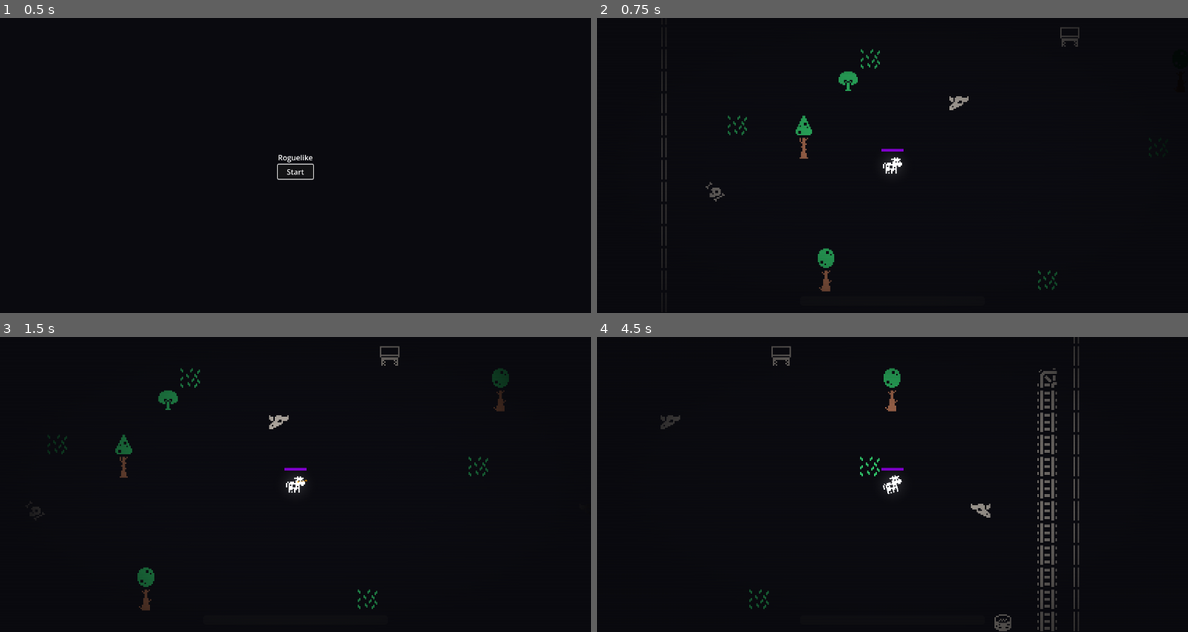
Above: before the commit, frames 1-4 (two rows, left to right).
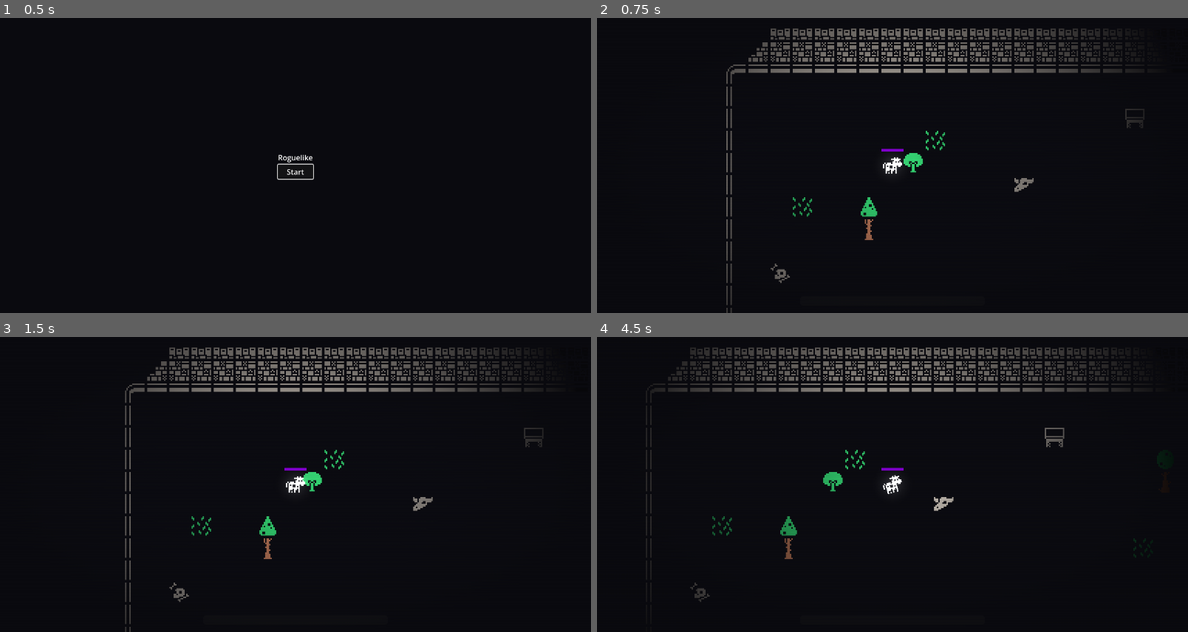
Above: after the commit, the same moments.

Repository: baiaooo/rogue
Game: Godot game, scene res://rooms/main_menu.tscn
Two runs of this game, one before a commit and one after it. Both use one fixed random seed, a clock stepped at 60 frames per second and the inputs below.
Inputs (mouse positions are in pixels of both pictures, inside the frame that each line leads up to):
- Up to frame 1 (0.5 s): no input
- Up to frame 2 (0.75 s): click "Start" at 0.5 s
- Up to frame 3 (1.5 s): tap Enter (ui_accept) at 1.25 s; move the mouse to (425, 469) at 1.27 s; hold D (move_right) from 1.28 s (still down); click (425, 469) at 1.42 s
- Up to frame 4 (4.5 s): tap Enter (ui_accept) at 1.52, 2.27, 3.77 s; move the mouse to (774, 499) at 2.02 s; release D (move_right) at 2.03 s; hold S (move_down) 2.03-2.78 s; move the mouse to (951, 419) at 2.77 s; hold D (move_right) 2.78-3.53 s; move the mouse to (862, 543) at 3.52 s; hold W (move_up) 3.53-4.28 s; click (862, 543) at 3.67 s; move the mouse to (1069, 528) at 4.27 s; hold A (move_left) from 4.28 s (still down)

Frame 1 is identical in both runs. In frame 2, 6.7% of the frame differs, in the area x 10-94%, y 3-100%; in frame 3, 6.7%; in frame 4, 8.6%, in the area x 8-93%, y 0-100%.

Commit message:
resources e fases separados, bandeiro no fim da fase

Diff:
--- /dev/null
+++ b/characters/flag.tscn
@@ -0,0 +1,32 @@
+[gd_scene load_steps=3 format=3 uid="uid://b3m7k8j9p2n5t"]
+
+[ext_resource type="Script" path="res://scripts/flag.gd" id="1_flag"]
+[ext_resource type="Texture2D" uid="uid://ca3d17e5d6c67358e7d97b9307bfb4b1d328312e" path="res://sprites/decoration/tile505.png" id="2_flag"]
+
+[sub_resource type="CircleShape2D" id="CircleShape2D_flag"]
+radius = 30.0
+
+[node name="Flag" type="Area2D"]
+collision_layer = 8
+collision_mask = 1
+script = ExtResource("1_flag")
+
+[node name="Sprite2D" type="Sprite2D" parent="."]
+modulate = Color(1, 0.8, 0, 1)
+scale = Vector2(2, 2)
+texture = ExtResource("2_flag")
+
+[node name="CollisionShape2D" type="CollisionShape2D" parent="."]
+shape = SubResource("CircleShape2D_flag")
+
+[node name="Label" type="Label" parent="."]
+offset_left = -60.0
+offset_top = -50.0
+offset_right = 60.0
+offset_bottom = -30.0
+theme_override_colors/font_color = Color(1, 1, 0, 1)
+theme_override_colors/font_outline_color = Color(0, 0, 0, 1)
+theme_override_constants/outline_size = 3
+theme_override_font_sizes/font_size = 20
+text = "🚩 PRÓXIMA FASE"
+horizontal_alignment = 1
--- /dev/null
+++ b/characters/skeleton_archer_data.tres
@@ -0,0 +1,26 @@
+[gd_resource type="Resource" script_class="EnemyData" load_steps=3 format=3 uid="uid://example_skeleton"]
+
+[ext_resource type="Script" path="res://scripts/enemy_data.gd" id="1_skeleton"]
+[ext_resource type="Texture2D" path="res://sprites/characters/skull.png" id="2_skull"]
+[ext_resource type="PackedScene" path="res://characters/projectile.tscn" id="3_projectile"]
+
+[resource]
+script = ExtResource("1_skeleton")
+enemy_name = "Skeleton Archer"
+speed = 0.0
+health = 80
+damage = 15
+sprite_texture = ExtResource("2_skull")
+enemy_size = 1.2
+hit_flash_duration = 0.1
+projectile_scene = ExtResource("3_projectile")
+shoot_range = 180.0
+shoot_cooldown = 2.0
+stop_distance = 50.0
+behavior = 2
+drop_chance = 0.4
+health_drop_chance = 0.5
+boss_health_mult = 3.0
+boss_damage_mult = 2.0
+boss_speed_mult = 1.0
+boss_scale = 1.5
--- a/rooms/beach.tscn
+++ b/rooms/beach.tscn
@@ -1,10 +1,7 @@
 [gd_scene format=4 uid="uid://6l0gjx8ajeb7"]
 
 [ext_resource type="Script" uid="uid://b20je3oxrihhi" path="res://scripts/forest.gd" id="1_bo10u"]
-[ext_resource type="PackedScene" uid="uid://nl1eviyp2itw" path="res://characters/cow.tscn" id="2_huwyv"]
-[ext_resource type="PackedScene" uid="uid://nq2b0eiwcy71" path="res://rooms/upgrade_screen.tscn" id="3_vglw6"]
 [ext_resource type="Texture2D" uid="uid://bhqk4ld0hgqpf" path="res://tileset/colored-transparent_packed.png" id="4_6xfk5"]
-[ext_resource type="PackedScene" uid="uid://dund3rfvhpkft" path="res://characters/hero.tscn" id="5_u5fnq"]
 [ext_resource type="PackedScene" uid="uid://d0msngci6ixed" path="res://shader/shader.tscn" id="6_qn0xn"]
 
 [sub_resource type="TileSetAtlasSource" id="TileSetAtlasSource_3hu5c"]
@@ -1113,15 +1110,10 @@
 
 [node name="beach" type="Node2D" unique_id=178460378]
 script = ExtResource("1_bo10u")
-enemy_scenes = Array[PackedScene]([ExtResource("2_huwyv")])
-upgrade_screen_scene = ExtResource("3_vglw6")
 
 [node name="backtiles" type="TileMapLayer" parent="." unique_id=826757007]
 tile_map_data = PackedByteArray("AADh/+j/AAAJAAUAABDi/+j/AAARABMAAADj/+j/AAARABMAAADk/+j/AAARABMAAADl/+j/AAARABMAAADm/+ …(5808 unchanged characters)…
 tile_set = SubResource("TileSet_7kd8l")
-
-[node name="hero" parent="." unique_id=525056663 instance=ExtResource("5_u5fnq")]
-position = Vector2(-328, -251)
 
 [node name="fronttiles" type="TileMapLayer" parent="." unique_id=1021651061]
 tile_map_data = PackedByteArray("AADh/+j/AAAAAAAAAADi/+j/AAAAAAAAAADj/+j/AAAAAAAAAADk/+j/AAAAAAAAAADl/+j/AAAAAAAAAADm/+ …(22960 unchanged characters)…
--- a/rooms/forest.tscn
+++ b/rooms/forest.tscn
@@ -4,8 +4,9 @@
 [ext_resource type="Texture2D" uid="uid://bhqk4ld0hgqpf" path="res://tileset/colored-transparent_packed.png" id="2_gavr0"]
 [ext_resource type="PackedScene" uid="uid://nq2b0eiwcy71" path="res://rooms/upgrade_screen.tscn" id="3_7kd8l"]
 [ext_resource type="PackedScene" uid="uid://nl1eviyp2itw" path="res://characters/cow.tscn" id="4_5kmay"]
-[ext_resource type="Script" uid="uid://b20je3oxrihhi" path="res://scripts/forest.gd" id="5_forest"]
 [ext_resource type="PackedScene" uid="uid://dund3rfvhpkft" path="res://characters/hero.tscn" id="6_hero"]
+[ext_resource type="PackedScene" uid="uid://b3m7k8j9p2n5t" path="res://characters/flag.tscn" id="7_flag"]
+[ext_resource type="Script" uid="uid://b20je3oxrihhi" path="res://scripts/level_manager.gd" id="5_forest"]
 
 [sub_resource type="TileSetAtlasSource" id="TileSetAtlasSource_3hu5c"]
 texture = ExtResource("2_gavr0")
@@ -1115,6 +1116,8 @@
 script = ExtResource("5_forest")
 enemy_scenes = Array[PackedScene]([ExtResource("4_5kmay")])
 upgrade_screen_scene = ExtResource("3_7kd8l")
+hero_scene = ExtResource("6_hero")
+flag_scene = ExtResource("7_flag")
 
 [node name="backtiles" type="TileMapLayer" parent="." unique_id=826757007]
 tile_map_data = PackedByteArray("AADh/+j/AAAQABMAAADi/+j/AAARABMAAADj/+j/AAARABMAAADk/+j/AAARABMAAADl/+j/AAARABMAAADm/+ …(3024 unchanged characters)…
@@ -1172,5 +1175,6 @@
 text = "boos incoming"
 horizontal_alignment = 1
 
-[node name="hero" parent="." unique_id=525056663 instance=ExtResource("6_hero")]
+-e
+[node name="HeroSpawnPoint" type="Marker2D" parent="."]
 position = Vector2(-328, -251)
--- /dev/null
+++ b/rooms/game_over.tscn
@@ -0,0 +1,61 @@
+[gd_scene load_steps=2 format=3 uid="uid://c7r5k2j8n9m4p"]
+
+[ext_resource type="Script" path="res://scripts/game_over.gd" id="1_g8o9v"]
+
+[node name="GameOver" type="CanvasLayer"]
+process_mode = 3
+script = ExtResource("1_g8o9v")
+
+[node name="ColorRect" type="ColorRect" parent="."]
+anchors_preset = 15
+anchor_right = 1.0
+anchor_bottom = 1.0
+grow_horizontal = 2
+grow_vertical = 2
+color = Color(0, 0, 0, 0.7)
+
+[node name="CenterContainer" type="CenterContainer" parent="."]
+anchors_preset = 15
+anchor_right = 1.0
+anchor_bottom = 1.0
+grow_horizontal = 2
+grow_vertical = 2
+
+[node name="PanelContainer" type="PanelContainer" parent="CenterContainer"]
+layout_mode = 2
+
+[node name="MarginContainer" type="MarginContainer" parent="CenterContainer/PanelContainer"]
+layout_mode = 2
+theme_override_constants/margin_left = 40
+theme_override_constants/margin_top = 40
+theme_override_constants/margin_right = 40
+theme_override_constants/margin_bottom = 40
+
+[node name="VBox" type="VBoxContainer" parent="CenterContainer/PanelContainer/MarginContainer"]
+layout_mode = 2
+theme_override_constants/separation = 20
+
+[node name="Title" type="Label" parent="CenterContainer/PanelContainer/MarginContainer/VBox"]
+layout_mode = 2
+theme_override_colors/font_color = Color(1, 0, 0, 1)
+theme_override_font_sizes/font_size = 60
+text = "GAME OVER"
+horizontal_alignment = 1
+
+[node name="Subtitle" type="Label" parent="CenterContainer/PanelContainer/MarginContainer/VBox"]
+layout_mode = 2
+theme_override_font_sizes/font_size = 24
+text = "Você foi derrotado..."
+horizontal_alignment = 1
+
+[node name="RestartButton" type="Button" parent="CenterContainer/PanelContainer/MarginContainer/VBox"]
+custom_minimum_size = Vector2(300, 60)
+layout_mode = 2
+theme_override_font_sizes/font_size = 24
+text = "🔄 Tentar Novamente"
+
+[node name="MenuButton" type="Button" parent="CenterContainer/PanelContainer/MarginContainer/VBox"]
+custom_minimum_size = Vector2(300, 60)
+layout_mode = 2
+theme_override_font_sizes/font_size = 24
+text = "🏠 Menu Principal"
--- a/scripts/beach.gd
+++ b/scripts/beach.gd
@@ -1,5 +1 @@
 extends LevelManager
-
-# Este script pode ser usado para adicionar comportamentos
-# específicos da fase Beach, se necessário no futuro
-# Por enquanto, apenas herda do LevelManager genérico
--- a/scripts/enemy.gd
+++ b/scripts/enemy.gd
@@ -64,6 +64,15 @@
 		health_drop_chance = enemy_data.health_drop_chance
 		hit_flash_duration = enemy_data.hit_flash_duration
 
+		# Aplica sprite se configurado
+		if enemy_data.sprite_texture and sprite:
+			sprite.texture = enemy_data.sprite_texture
+			scale = Vector2(enemy_data.enemy_size, enemy_data.enemy_size)
+
+		# Aplica projétil se configurado
+		if enemy_data.projectile_scene:
+			enemy_projectile_scene = enemy_data.projectile_scene
+
 	add_to_group("enemy")
 	max_health = health
 	_update_health_bar()
@@ -88,22 +97,44 @@
 		_find_player()
 		return
 
-	# Calcula a distância até o player
+	# Comportamento baseado no tipo
+	var behavior_type = enemy_data.behavior if enemy_data else EnemyData.Behavior.CHASE_AND_SHOOT
+
+	match behavior_type:
+		EnemyData.Behavior.CHASE_AND_SHOOT:
+			_behavior_chase_and_shoot(delta)
+		EnemyData.Behavior.MELEE_ONLY:
+			_behavior_melee_only(delta)
+		EnemyData.Behavior.STATIONARY_SHOOTER:
+			_behavior_stationary_shooter(delta)
+
+	# Aplica o movimento
+	move_and_slide()
+
+func _behavior_chase_and_shoot(delta: float) -> void:
 	var distance_to_player = global_position.distance_to(player.global_position)
 
 	# Persegue o player se estiver longe
 	if distance_to_player > stop_distance:
 		_chase_player(delta)
 	else:
-		# Para de se mover se estiver perto o suficiente
 		velocity = Vector2.ZERO
 
 	# Atira se estiver dentro do alcance
 	if distance_to_player <= shoot_range and can_shoot:
 		_shoot_at_player()
 
-	# Aplica o movimento
-	move_and_slide()
+func _behavior_melee_only(delta: float) -> void:
+	# Sempre persegue, não atira
+	_chase_player(delta)
+
+func _behavior_stationary_shooter(delta: float) -> void:
+	# Fica parado, apenas atira
+	velocity = Vector2.ZERO
+	var distance_to_player = global_position.distance_to(player.global_position)
+
+	if distance_to_player <= shoot_range and can_shoot:
+		_shoot_at_player()
 
 # =========================
 # SISTEMA DE PERSEGUIÇÃO
--- a/scripts/enemy_data.gd
+++ b/scripts/enemy_data.gd
@@ -10,26 +10,42 @@
 @export var damage: int = 10
 
 # =========================
+# CONFIGURAÇÕES VISUAIS
+# =========================
+@export var sprite_texture: Texture2D  # Sprite do inimigo
+@export var enemy_size: float = 1.0  # Tamanho do sprite (scale)
+@export var hit_flash_duration: float = 0.1
+
+# =========================
 # CONFIGURAÇÕES DE COMBATE
 # =========================
+@export_group("Combat")
+@export var projectile_scene: PackedScene  # Projétil usado pelo inimigo
 @export var shoot_range: float = 100.0
 @export var shoot_cooldown: float = 1.5
 @export var stop_distance: float = 50.0
 
 # =========================
+# COMPORTAMENTO
+# =========================
+enum Behavior {
+	CHASE_AND_SHOOT,  # Persegue o jogador e atira
+	MELEE_ONLY,       # Apenas persegue, não atira
+	STATIONARY_SHOOTER  # Fica parado e atira
+}
+@export var behavior: Behavior = Behavior.CHASE_AND_SHOOT
+
+# =========================
 # CONFIGURAÇÕES DE DROP
 # =========================
+@export_group("Drops")
 @export var drop_chance: float = 0.3  # 30% de chance de dropar
 @export var health_drop_chance: float = 0.5  # 50% de ser health pickup
 
 # =========================
-# CONFIGURAÇÕES VISUAIS
-# =========================
-@export var hit_flash_duration: float = 0.1
-
-# =========================
 # MULTIPLICADORES DE BOSS
 # =========================
+@export_group("Boss Multipliers")
 @export var boss_health_mult: float = 3.0
 @export var boss_damage_mult: float = 2.0
 @export var boss_speed_mult: float = 1.3
--- /dev/null
+++ b/scripts/flag.gd
@@ -0,0 +1,27 @@
+extends Area2D
+
+signal flag_touched
+
+@onready var sprite: Sprite2D = $Sprite2D
+@onready var label: Label = $Label
+
+var bob_time: float = 0.0
+const BOB_SPEED: float = 3.0
+const BOB_AMOUNT: float = 10.0
+var initial_y: float = 0.0
+
+func _ready() -> void:
+	add_to_group("flag")
+	initial_y = position.y
+	body_entered.connect(_on_body_entered)
+
+func _process(delta: float) -> void:
+	# Efeito de flutuação
+	bob_time += delta * BOB_SPEED
+	if sprite:
+		sprite.position.y = sin(bob_time) * BOB_AMOUNT
+
+func _on_body_entered(body: Node2D) -> void:
+	if body.is_in_group("player"):
+		emit_signal("flag_touched")
+		queue_free()
--- /dev/null
+++ b/scripts/game_over.gd
@@ -0,0 +1,16 @@
+extends CanvasLayer
+
+@onready var restart_button: Button = $CenterContainer/PanelContainer/MarginContainer/VBox/RestartButton
+@onready var menu_button: Button = $CenterContainer/PanelContainer/MarginContainer/VBox/MenuButton
+
+func _ready() -> void:
+	restart_button.pressed.connect(_on_restart_pressed)
+	menu_button.pressed.connect(_on_menu_pressed)
+
+func _on_restart_pressed() -> void:
+	get_tree().paused = false
+	get_tree().reload_current_scene()
+
+func _on_menu_pressed() -> void:
+	get_tree().paused = false
+	get_tree().change_scene_to_file("res://rooms/main_menu.tscn")
--- a/scripts/hero.gd
+++ b/scripts/hero.gd
@@ -238,4 +238,10 @@
 	is_hit = false
 
 func _die() -> void:
+	# Carrega e mostra a tela de game over
+	var game_over_scene = load("res://rooms/game_over.tscn")
+	if game_over_scene:
+		var game_over = game_over_scene.instantiate()
+		get_tree().current_scene.add_child(game_over)
+		get_tree().paused = true
 	queue_free()
--- a/scripts/level_manager.gd
+++ b/scripts/level_manager.gd
@@ -1,5 +1,5 @@
+class_name LevelManager
 extends Node2D
-class_name LevelManager
 
 # =========================
 # DADOS DA FASE (RESOURCE)
@@ -19,23 +19,31 @@
 @export var boss_damage_multiplier: float = 2.0
 @export var boss_speed_multiplier: float = 1.3
 @export var upgrade_screen_scene: PackedScene
+@export var flag_scene: PackedScene  # Cena da bandeira
+@export var hero_scene: PackedScene  # Cena do herói
 
 # =========================
 # VARIÁVEIS INTERNAS
 # =========================
 var kill_count: int = 0
 var boss_spawned: bool = false
+var flag_spawned: bool = false
 var upgrade_screen: CanvasLayer = null
-
-@onready var hero: Node2D = $hero
+var hero: Node2D = null
+
 @onready var spawn_timer: Timer = $SpawnTimer
 @onready var progress_bar: ProgressBar = $UI/BossProgress
 @onready var boss_label: Label = $UI/BossLabel
 @onready var spawn_area: Area2D = $Area2D
-@onready var spawn_col: CollisionShape2D = $Area2D/"Spawn - CollisionShape2D"
+@onready var spawn_col: CollisionShape2D = $"Area2D/Spawn - CollisionShape2D"
+@onready var hero_spawn_point: Marker2D = $HeroSpawnPoint if has_node("HeroSpawnPoint") else null
+
 
 func _ready() -> void:
 	randomize()
+
+	# Spawna o herói
+	_spawn_hero()
 
 	# Carrega dados do resource se disponível
 	if level_data:
@@ -66,7 +74,7 @@
 	spawn_timer.start()
 
 func _on_spawn_timer_timeout() -> void:
-	if boss_spawned:
+	if boss_spawned or flag_spawned:
 		return
 	if enemy_scenes.is_empty():
 		return
@@ -148,6 +156,64 @@
 func _on_boss_defeated() -> void:
 	boss_label.text = "BOSS DERROTADO!"
 	await get_tree().create_timer(1.0).timeout
+	_spawn_flag()
+
+func _spawn_flag() -> void:
+	if not flag_scene or not hero:
+		_show_upgrade_screen()
+		return
+
+	flag_spawned = true
+
+	# Encontra uma posição aleatória longe do herói
+	var flag_position = _get_flag_spawn_position()
+
+	var flag = flag_scene.instantiate()
+	flag.global_position = flag_position
+	flag.flag_touched.connect(_on_flag_touched)
+	get_tree().current_scene.add_child(flag)
+
+func _get_flag_spawn_position() -> Vector2:
+	if not hero:
+		return Vector2.ZERO
+
+	# Tenta spawnar longe do herói (mínimo 200 pixels)
+	const MIN_DISTANCE = 200.0
+	const MAX_DISTANCE = 400.0
+
+	for _i in range(20):
+		var angle = randf() * TAU
+		var distance = randf_range(MIN_DISTANCE, MAX_DISTANCE)
+		var offset = Vector2(cos(angle), sin(angle)) * distance
+		var pos = hero.global_position + offset
+
+		# Verifica se está dentro da área de spawn
+		if _is_position_in_spawn_area(pos):
+			return pos
+
+	# Fallback: apenas longe do herói
+	var angle = randf() * TAU
+	return hero.global_position + Vector2(cos(angle), sin(angle)) * MIN_DISTANCE
+
+func _is_position_in_spawn_area(pos: Vector2) -> bool:
+	if not spawn_col or not spawn_col.shape:
+		return true
+
+	var shape = spawn_col.shape
+	var local_pos = spawn_col.global_transform.affine_inverse() * pos
+
+	if shape is RectangleShape2D:
+		var rect = shape as RectangleShape2D
+		var half_size = rect.size * 0.5
+		return abs(local_pos.x) <= half_size.x and abs(local_pos.y) <= half_size.y
+	elif shape is CircleShape2D:
+		var circle = shape as CircleShape2D
+		return local_pos.length() <= circle.radius
+
+	return true
+
+func _on_flag_touched() -> void:
+	flag_spawned = false
 	_show_upgrade_screen()
 
 func _show_upgrade_screen() -> void:
@@ -215,3 +281,26 @@
 
 	get_tree().current_scene.call_deferred("add_child", boss)
 	spawn_timer.stop()
+
+func _spawn_hero() -> void:
+	# Se o hero_scene não foi configurado, tenta carregar o padrão
+	if not hero_scene:
+		hero_scene = load("res://characters/hero.tscn")
+
+	if not hero_scene:
+		push_warning("Hero scene não configurada!")
+		return
+
+	hero = hero_scene.instantiate()
+
+	# Define a posição inicial
+	if hero_spawn_point:
+		hero.global_position = hero_spawn_point.global_position
+	else:
+		# Posição padrão no centro da área de spawn
+		if spawn_area:
+			hero.global_position = spawn_area.global_position
+		else:
+			hero.global_position = Vector2.ZERO
+
+	get_tree().current_scene.add_child(hero)
--- a/scripts/upgrade_screen.gd
+++ b/scripts/upgrade_screen.gd
@@ -97,20 +97,29 @@
 		_create_upgrade_button(upgrade, i)
 
 func _create_upgrade_button(upgrade: Dictionary, index: int) -> void:
+	# Cria um container vertical para título + botão
+	var container = VBoxContainer.new()
+	container.add_theme_constant_override("separation", 5)
+
+	# Adiciona o título
+	var title_label = Label.new()
+	title_label.text = upgrade.icon + " " + upgrade.name
+	title_label.add_theme_font_size_override("font_size", 22)
+	title_label.add_theme_color_override("font_color", Color(1, 0.9, 0))
+	title_label.horizontal_alignment = HORIZONTAL_ALIGNMENT_CENTER
+	container.add_child(title_label)
+
+	# Cria o botão com apenas a descrição
 	var button = Button.new()
-	button.custom_minimum_size = Vector2(500, 90)
-
-	# Texto do botão com ícone
-	var text = upgrade.icon + " " + upgrade.name + "\n" + upgrade.description
-	button.text = text
-
-	# Estilo
-	button.add_theme_font_size_override("font_size", 18)
+	button.custom_minimum_size = Vector2(500, 70)
+	button.text = upgrade.description
+	button.add_theme_font_size_override("font_size", 16)
 
 	# Conecta o sinal
 	button.pressed.connect(_on_upgrade_selected.bind(index))
 
-	options_container.add_child(button)
+	container.add_child(button)
+	options_container.add_child(container)
 
 func _on_upgrade_selected(index: int) -> void:
 	if index >= current_options.size():
Not shown, changed: scripts/enemy.gd.uid
Not shown, changed: scripts/enemy_data.gd.uid
Not shown, added: scripts/flag.gd.uid
Not shown, added: scripts/game_over.gd.uid
Not shown, changed: scripts/hero.gd.uid
Not shown, changed: scripts/level_manager.gd.uid
Not shown, changed: shader.zip
